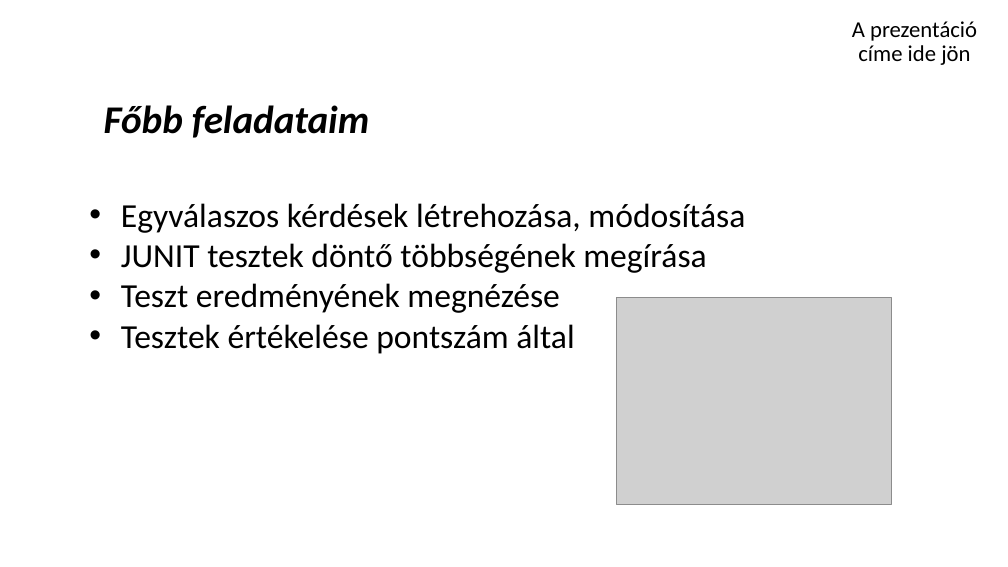
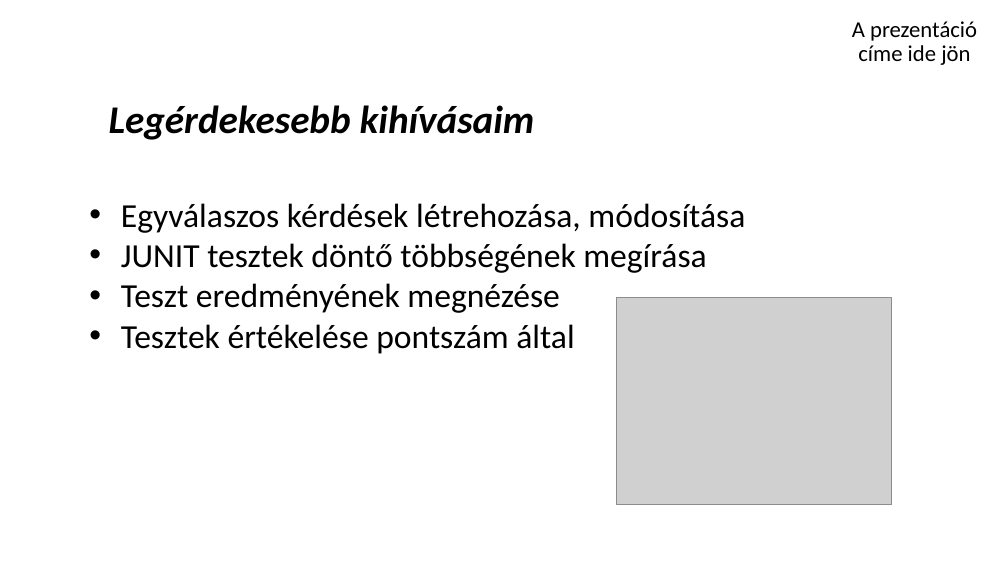
Before and after one commit to schonherz-java-ee-2016-spring/sandbox, a slide deck: slide 4 of Iványi-Nagy Gábor/ivanyi_nagy_gabor.pttx.pptx. Drawn at 1008x567 pixels with LibreOffice and Linux fonts; fonts in the diff are those of the drawing; grey boxes stand for pictures; background and template pictures are left out. Boxes give left, top, right and bottom in pixels: in the first picture for what was removed or moved away, otherwise in the second. Text is boxed around its words. In the diff, an @@ line names an element or a change of style, - is before the commit and + after.

Commit message:
Update

```diff
--- a/Iványi-Nagy Gábor/ivanyi_nagy_gabor.pttx.pptx
+++ b/Iványi-Nagy Gábor/ivanyi_nagy_gabor.pttx.pptx
@@ subtitle at bbox=[109, 105, 535, 140]: text changed @@
-Főbb feladataim
+Legérdekesebb kihívásaim
```
Also in this commit, not shown: 2 other slides changed.
